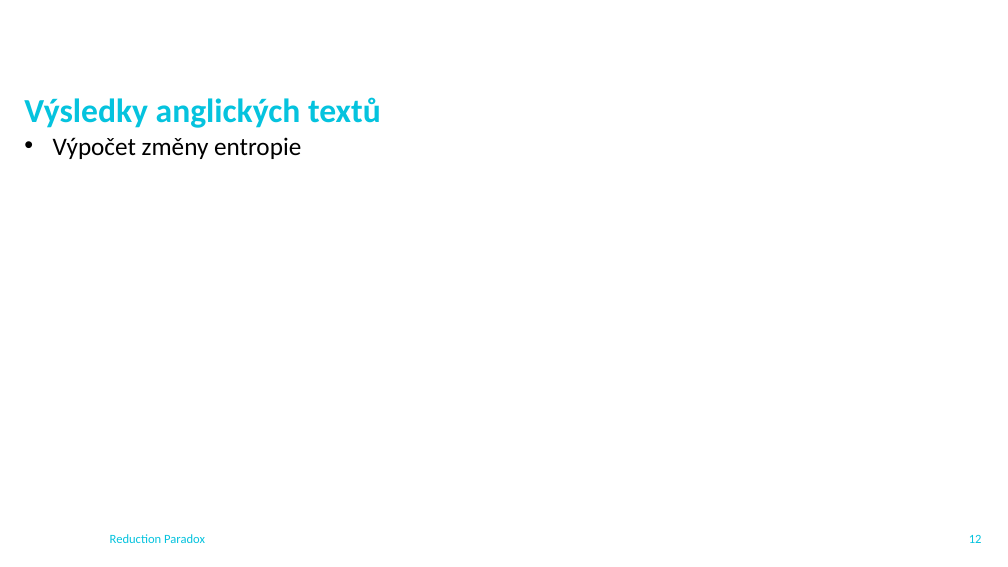
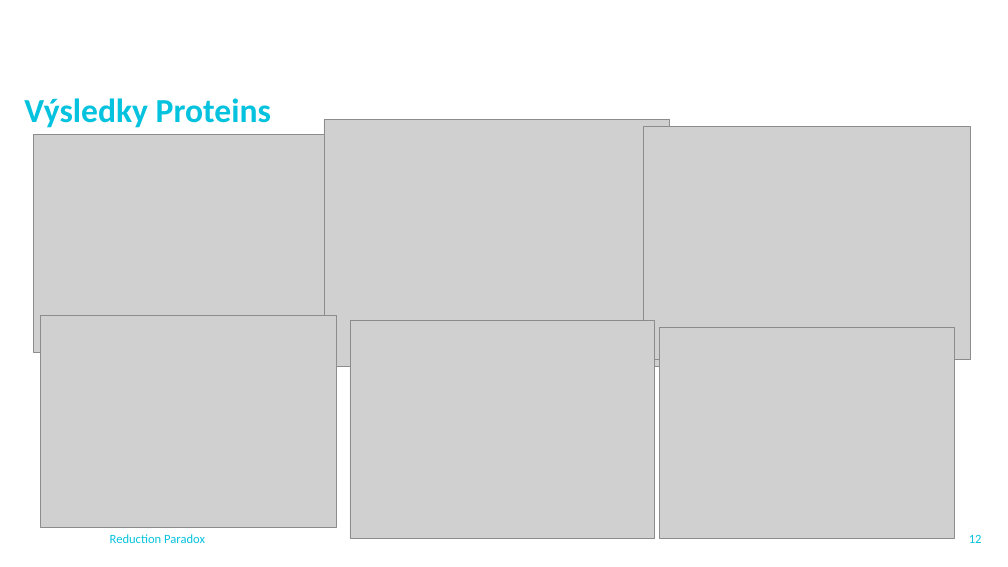
Before and after one commit to pro0255/AKS, a slide deck: slide 13 of project_presentation/pro0255.pptx. Drawn at 1008x567 pixels with LibreOffice and Linux fonts; fonts in the diff are those of the drawing; grey boxes stand for pictures; background and template pictures are left out. Boxes give left, top, right and bottom in pixels: in the first picture for what was removed or moved away, otherwise in the second. Text is boxed around its words. In the diff, an @@ line names an element or a change of style, - is before the commit and + after.

```diff
--- a/project_presentation/pro0255.pptx
+++ b/project_presentation/pro0255.pptx
@@ text at <box>24,98,271,128</box>: text changed @@
-Výsledky anglických textů
-• Výpočet změny entropie
+Výsledky Proteins
@@ picture added at <box>324,119,669,367</box> @@
@@ picture added at <box>33,135,338,352</box> @@
@@ picture added at <box>644,126,971,360</box> @@
@@ picture added at <box>40,316,337,528</box> @@
@@ picture added at <box>350,321,655,538</box> @@
@@ picture added at <box>659,327,954,538</box> @@
```
Also in this commit, not shown: 11 other slides changed, 1 slide added, 1 slide removed, 13 other files.
